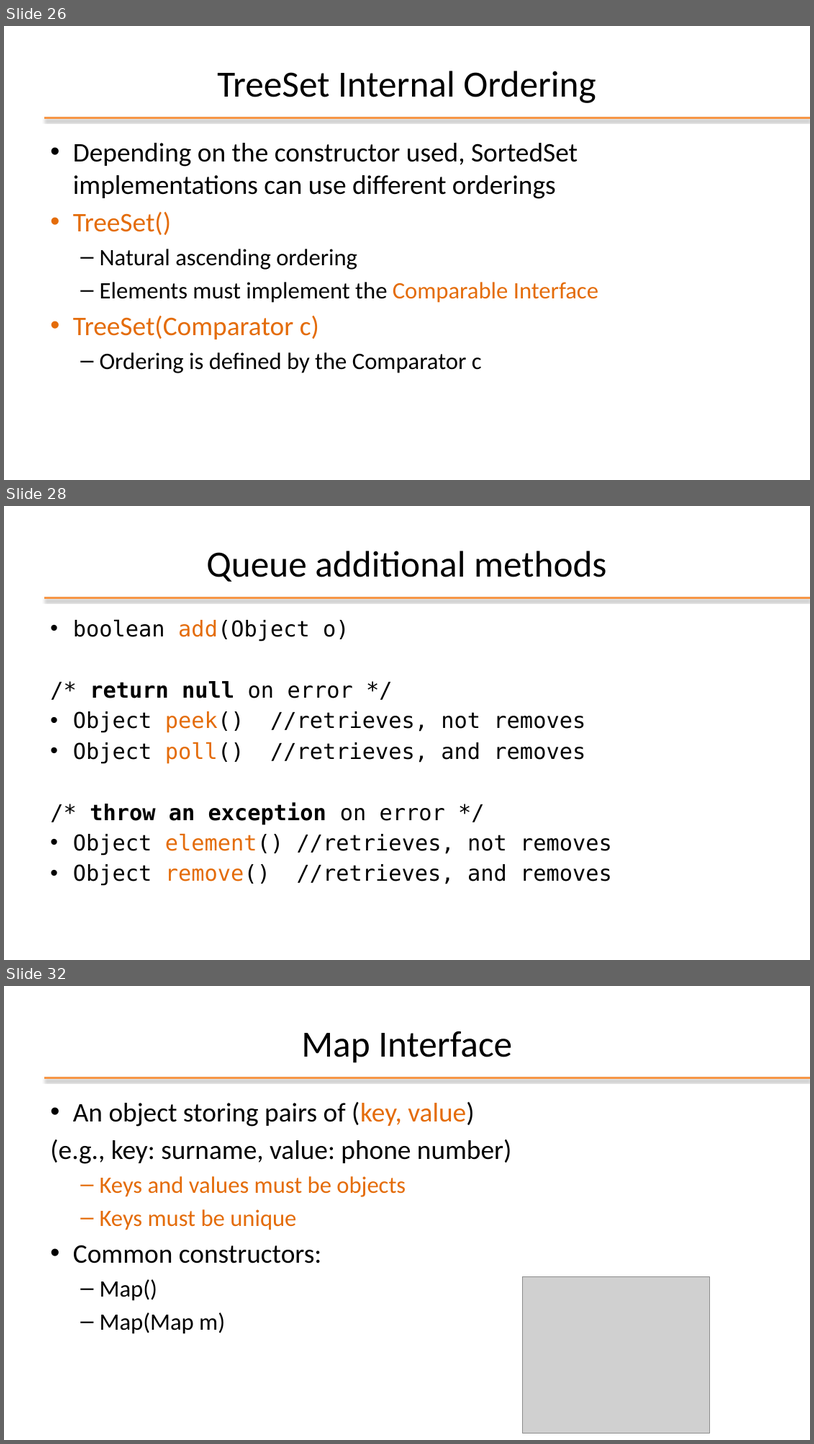
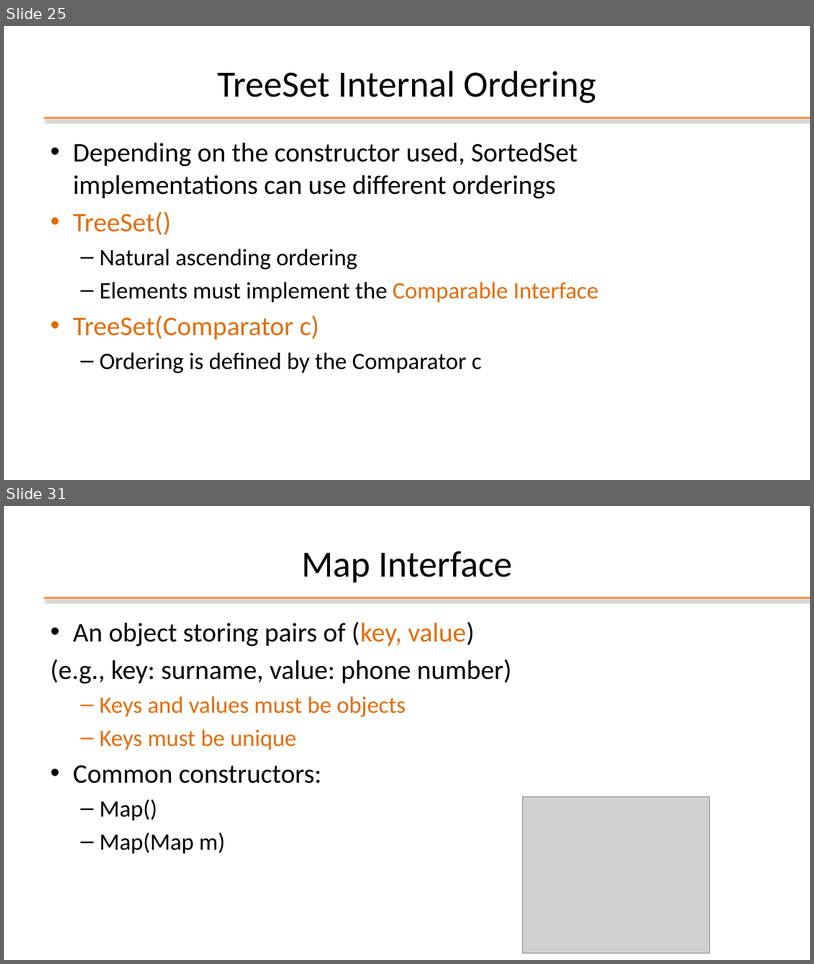
Before and after one commit to nbicocchi/learn-java-core, a slide deck: assets/slides/E4 - Java Data Structures.pptx. Shown one above the other, each under a label of ours: slides 26, 28 and 32 before the commit, slides 25 and 31 after it; the slides between them are not shown. The pictures are 814x1444 and 814x964 pixels, drawn with LibreOffice and Linux fonts; fonts in the diff are those of the drawing; grey boxes stand for pictures; background and template pictures are left out. Boxes give left, top, right and bottom in pixels: in the first picture for what was removed or moved away, otherwise in the second. Text is boxed around its words. In the diff, an @@ line names an element or a change of style, - is before the commit and + after.

```diff
--- a/assets/slides/E4 - Java Data Structures.pptx
+++ b/assets/slides/E4 - Java Data Structures.pptx
@@ slide 28 removed at bbox=[4, 506, 810, 960], background #FFFFFF; not listed: 1 template element that a slide beside it also shows @@
@@ title removed at bbox=[206, 551, 607, 582] @@
-Queue additional methods
@@ text removed at bbox=[73, 619, 612, 885] @@
-• boolean add(Object o)
-/* return null on error */
-• Object peek() //retrieves, not removes
-• Object poll() //retrieves, and removes
-/* throw an exception on error */
-• Object element() //retrieves, not removes
-• Object remove() //retrieves, and removes
@@ what was slide 26 is now slide 25 @@
@@ what was slide 32 is now slide 31 @@
```
Also in this commit, not shown: 7 slides changed, 4 slides added, 5 other slides removed, 1 other file.
